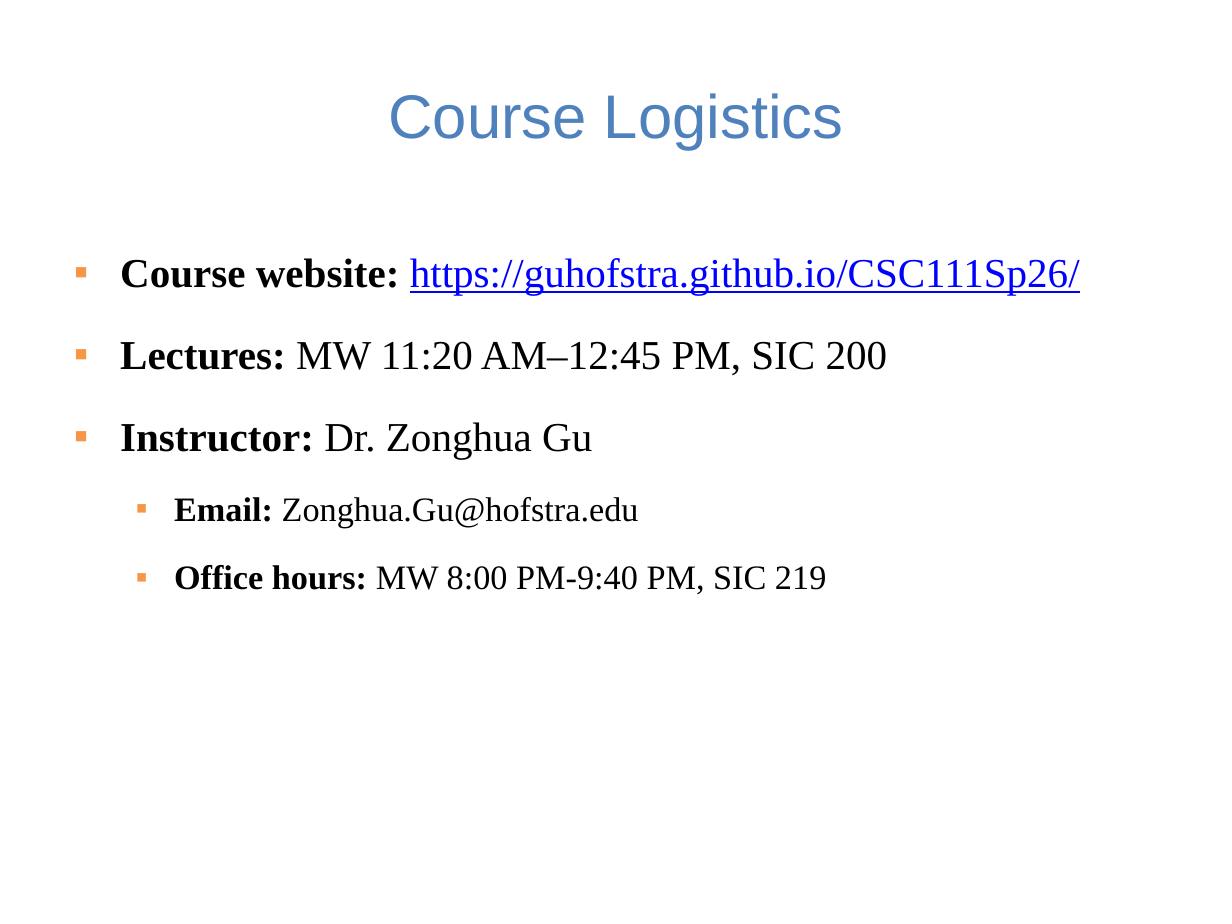
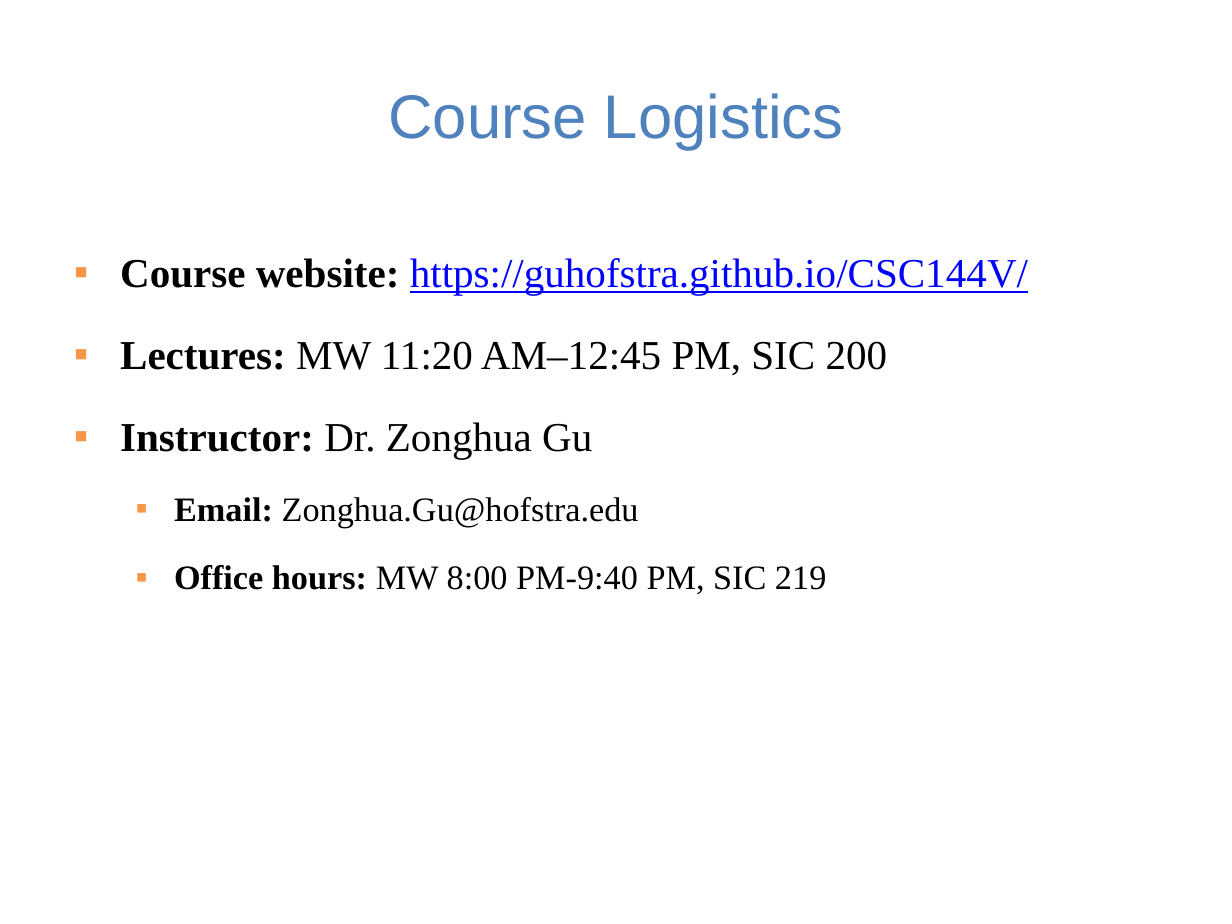
Before and after one commit to guhofstra/CSC144V, a slide deck: slide 2 of PPTs/L0 course overview.pptx. Drawn at 1232x924 pixels with LibreOffice and Linux fonts; fonts in the diff are those of the drawing. Boxes give left, top, right and bottom in pixels: in the first picture for what was removed or moved away, otherwise in the second. Text is boxed around its words. In the diff, an @@ line names an element or a change of style, - is before the commit and + after.

```diff
--- a/PPTs/L0 course overview.pptx
+++ b/PPTs/L0 course overview.pptx
@@ text at (x1=120, y1=258, x2=1028, y2=295): text changed @@
-▪ Course website: https://guhofstra.github.io/CSC111Sp26/
+▪ Course website: https://guhofstra.github.io/CSC144V/
```
Also in this commit, not shown: 1 other slide changed, 5 other files.
